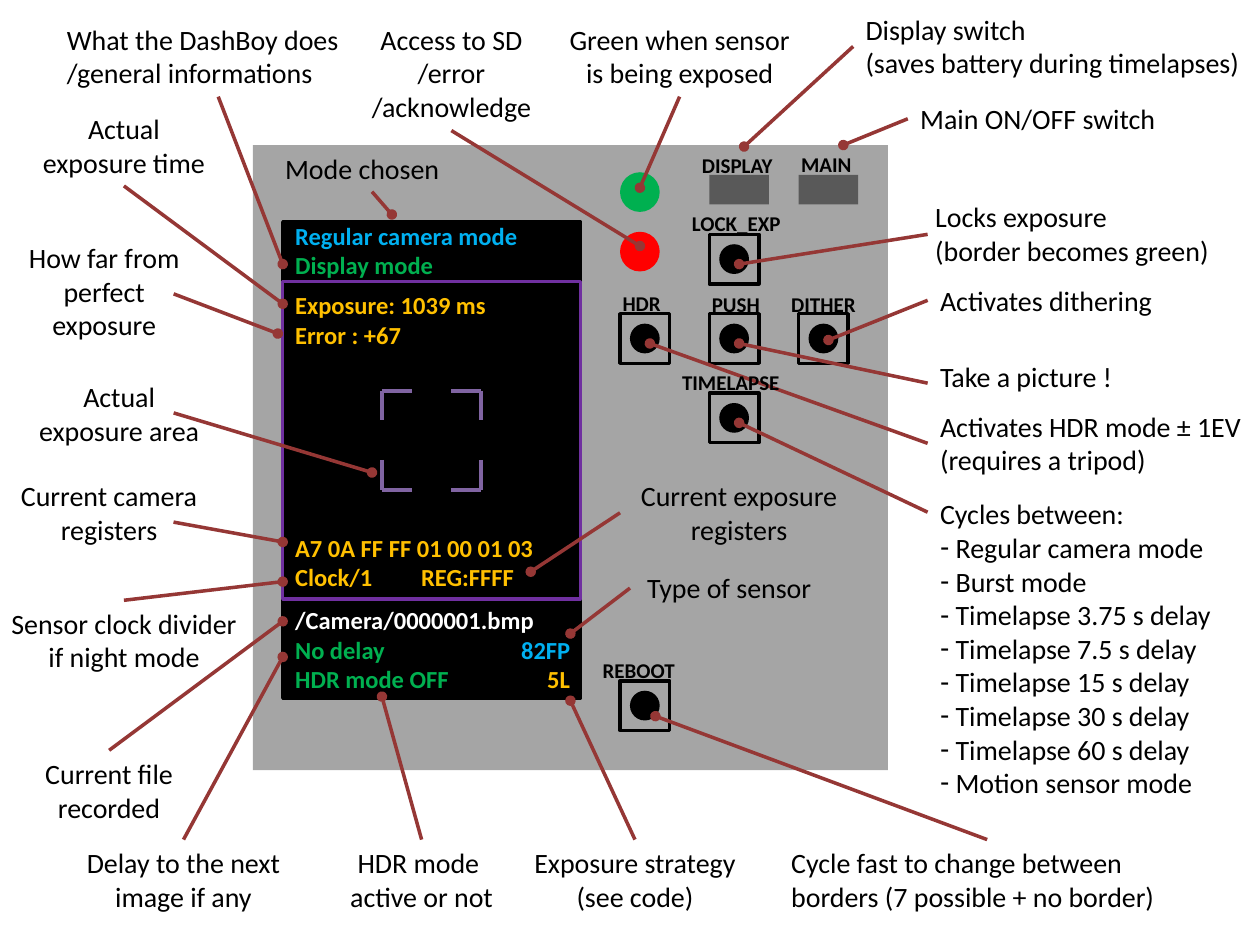
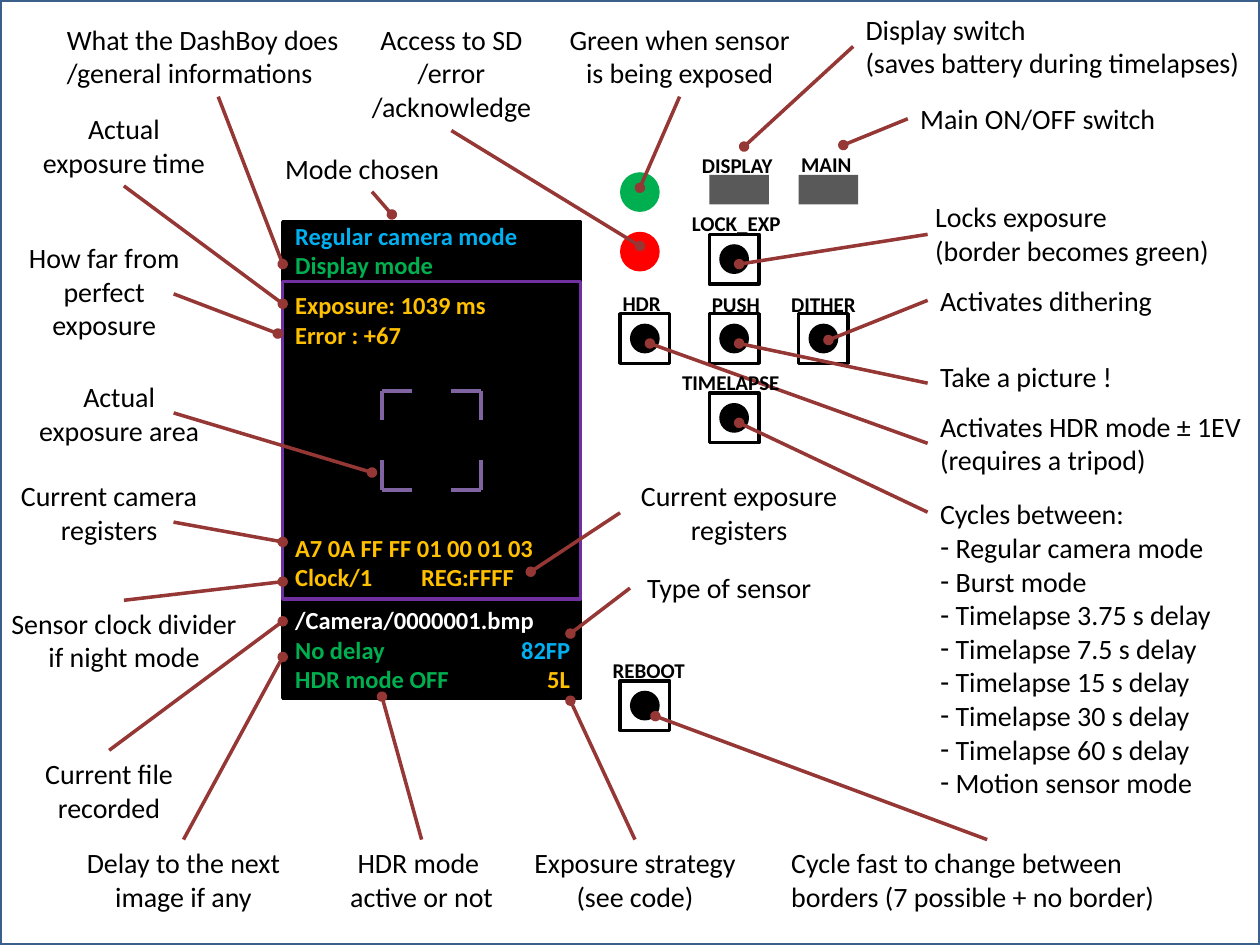
Before and after one commit to Raphael-Boichot/Mitsubishi-M64282FP-dashcam, a slide deck: slide 1 of Docs and research/Image files/User_manual.pptx. Drawn at 1260x945 pixels with LibreOffice and Linux fonts; fonts in the diff are those of the drawing. Boxes give left, top, right and bottom in pixels: in the first picture for what was removed or moved away, otherwise in the second. Text is boxed around its words. In the diff, an @@ line names an element or a change of style, - is before the commit and + after.

```diff
--- a/Docs and research/Image files/User_manual.pptx
+++ b/Docs and research/Image files/User_manual.pptx
@@ rectangle: place and size @@
-rectangle at [253, 145, 888, 770]
+rectangle at [0, 0, 1260, 945]
@@ rectangle at [0, 0, 1260, 945]: fill #808080 at 70% opacity to none; outline none to #3A5F8C 2 pt @@
@@ text "REBOOT": place and size @@
-text "REBOOT" at [603, 664, 675, 684]
+text "REBOOT" at [613, 664, 685, 684]
```
Also in this commit, not shown: 1 other file.
